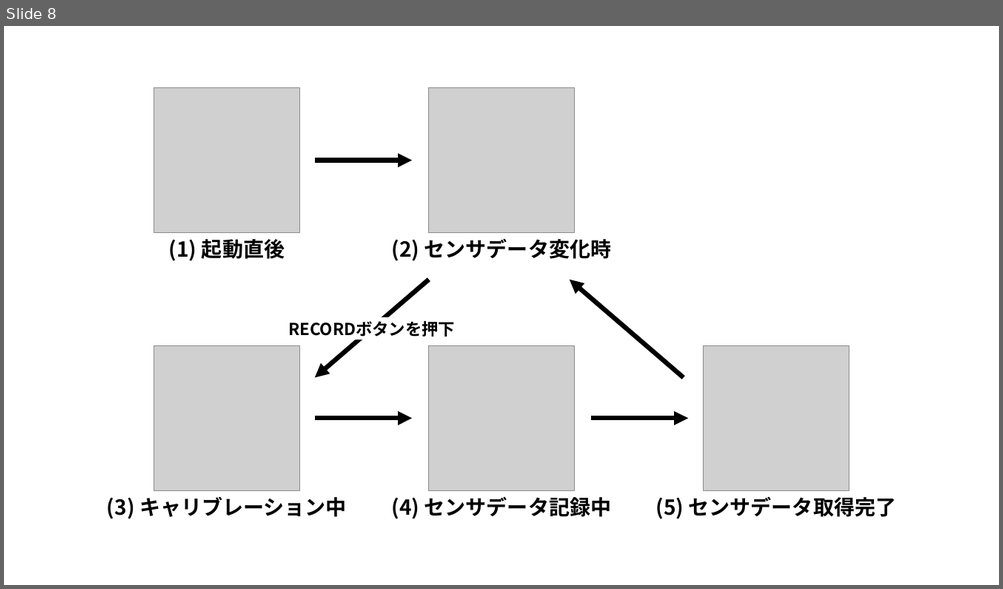
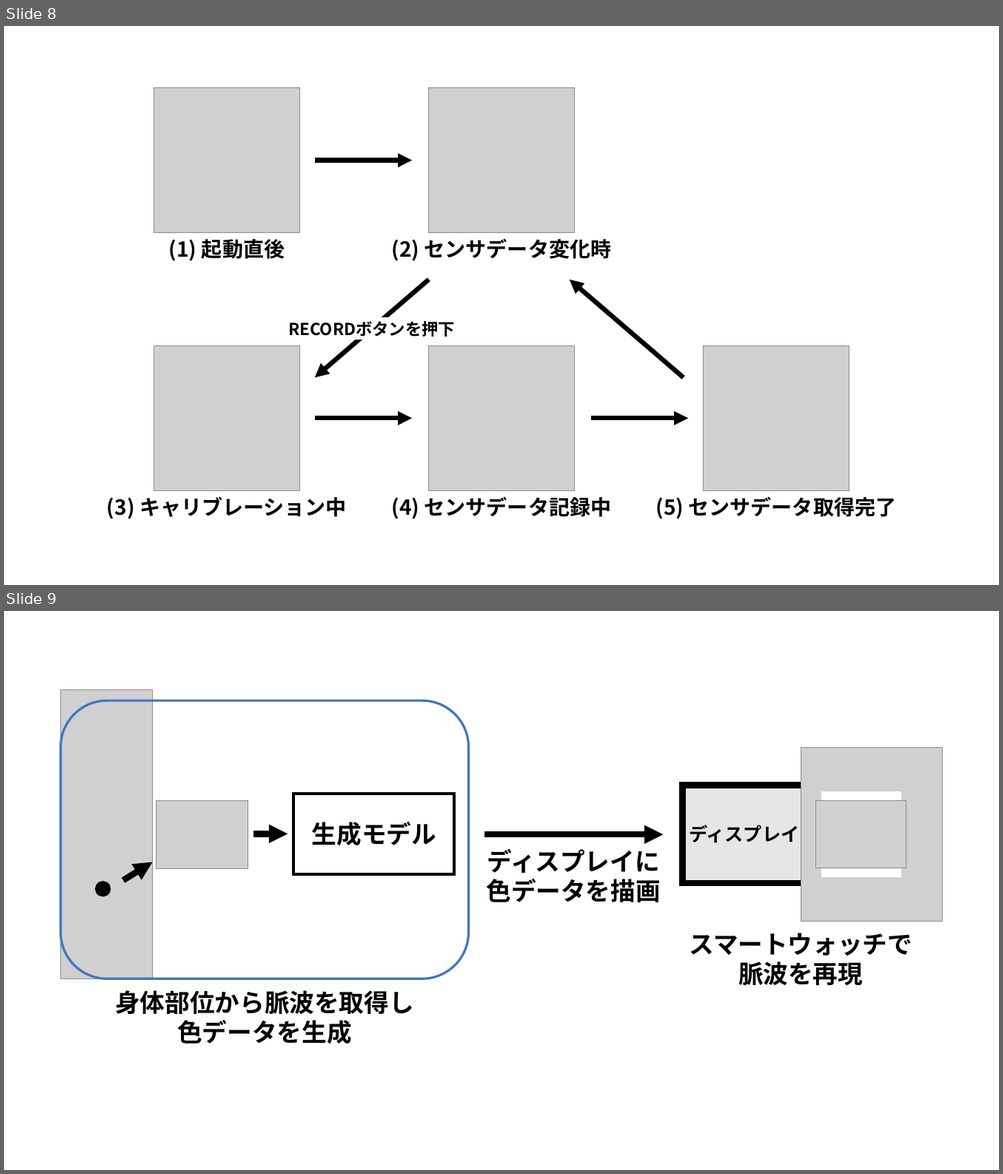
Before and after one commit to a2h1r0/lab, a slide deck: paper/pulse/figures/figures.pptx. Shown one above the other, each under a label of ours: slide 8 before the commit, slides 8 and 9 after it. The pictures are 1003x589 and 1003x1174 pixels, drawn with LibreOffice and Linux fonts; fonts in the diff are those of the drawing; grey boxes stand for pictures. Boxes give left, top, right and bottom in pixels: in the first picture for what was removed or moved away, otherwise in the second. Text is boxed around its words. In the diff, an @@ line names an element or a change of style, - is before the commit and + after.

```diff
--- a/paper/pulse/figures/figures.pptx
+++ b/paper/pulse/figures/figures.pptx
@@ slide 9 added at [4,611,999,1170], background #FFFFFF @@
@@ group added at [61,689,942,1044]: 4 texts, 4 pictures, 3 arrows, 3 rectangles, 1 ellipse, 1 rounded rectangle @@
+ディスプレイに
+色データを描画
+スマートウォッチで脈波を再現
+ディスプレイ
+身体部位から脈波を取得し
+色データを生成
+生成モデル
```
Also in this commit, not shown: 2 other files.
